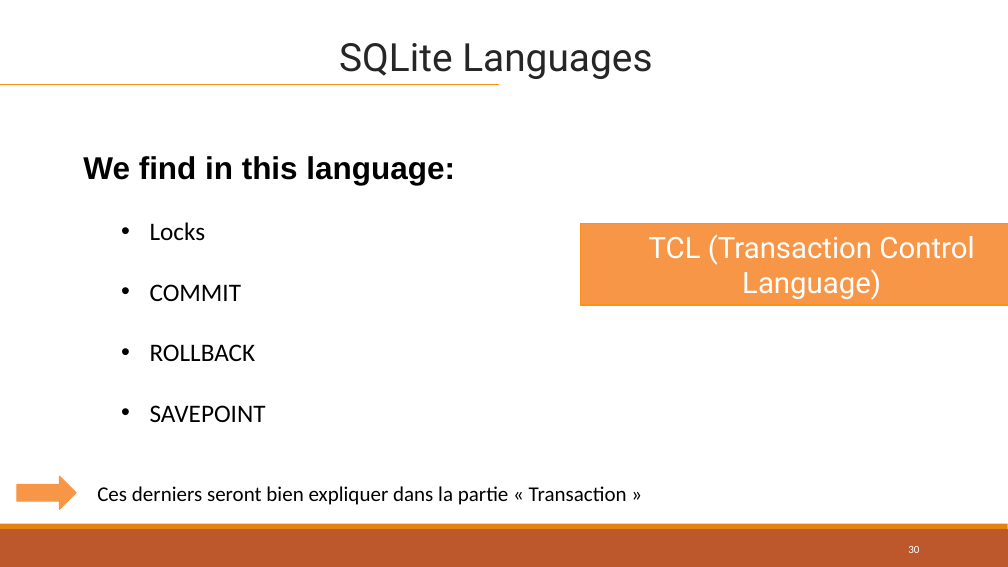
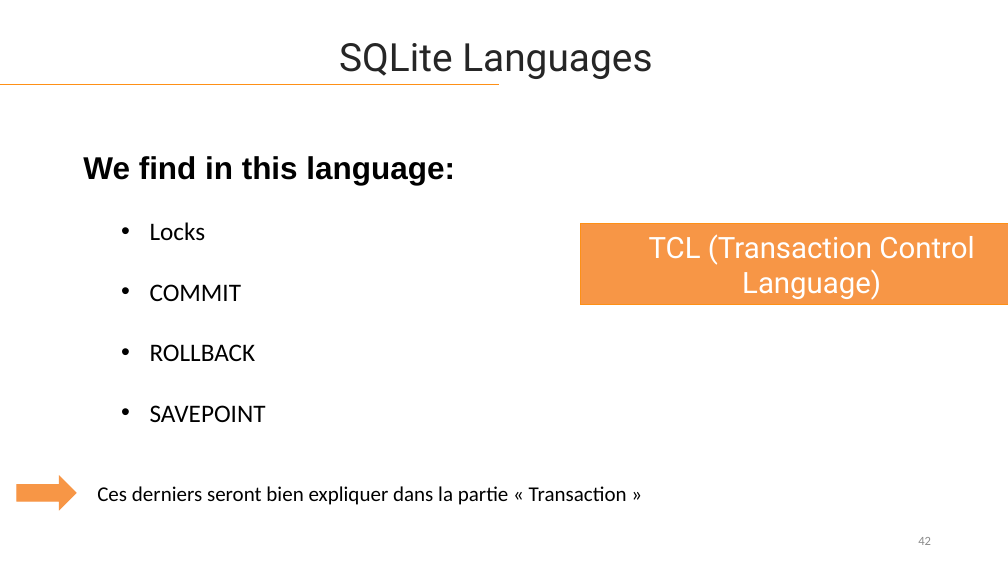
Before and after one commit to lahcenrahlaoui/Wingardium_Leviosaaaa, a slide deck: slide 42 of Presentation-projet-SQLite (1) - Copy.pptx (slide 30 before the commit). Drawn at 1008x567 pixels with LibreOffice and Linux fonts; fonts in the diff are those of the drawing. Boxes give left, top, right and bottom in pixels: in the first picture for what was removed or moved away, otherwise in the second. Text is boxed around its words. In the diff, an @@ line names an element or a change of style, - is before the commit and + after.

```diff
--- a/Presentation-projet-SQLite (1) - Copy.pptx
+++ b/Presentation-projet-SQLite (1) - Copy.pptx
@@ rectangle removed at <box>0,529,1008,567</box> @@
@@ rectangle removed at <box>0,524,1008,529</box> @@
@@ page number at <box>918,537,931,545</box>: text changed; size 10.5 to 12 pt; text colour #FFFFFF to #8C8C8C @@
-30
+42
```
Also in this commit, not shown: 40 other slides changed, 24 slides added, 12 slides removed.
